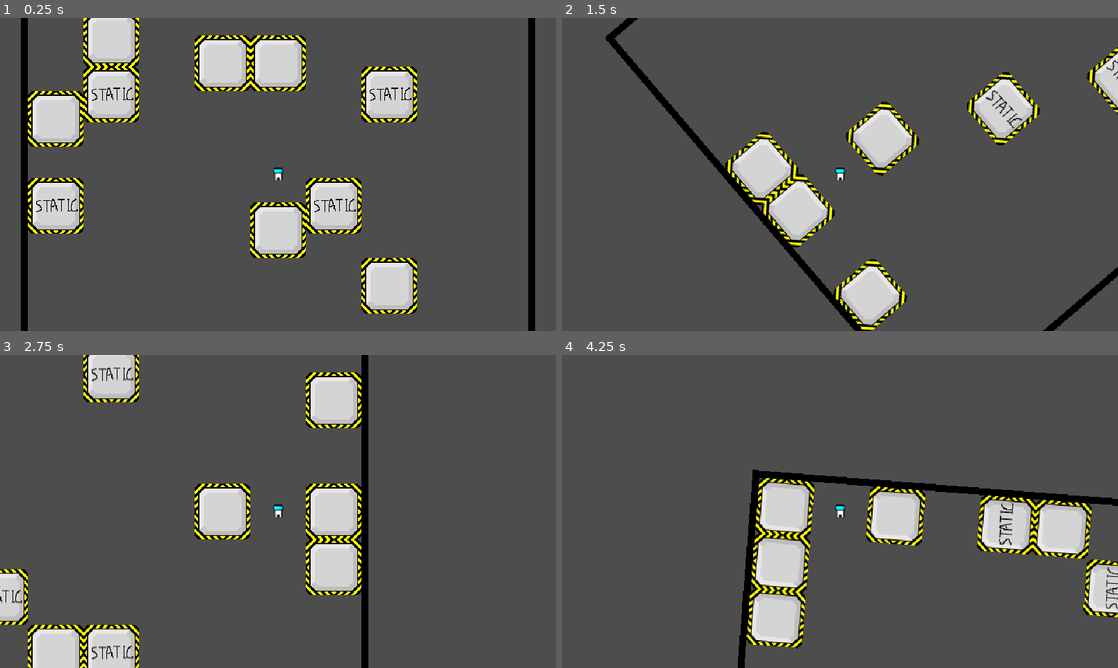
Above: before the commit, frames 1-4 (two rows, left to right).
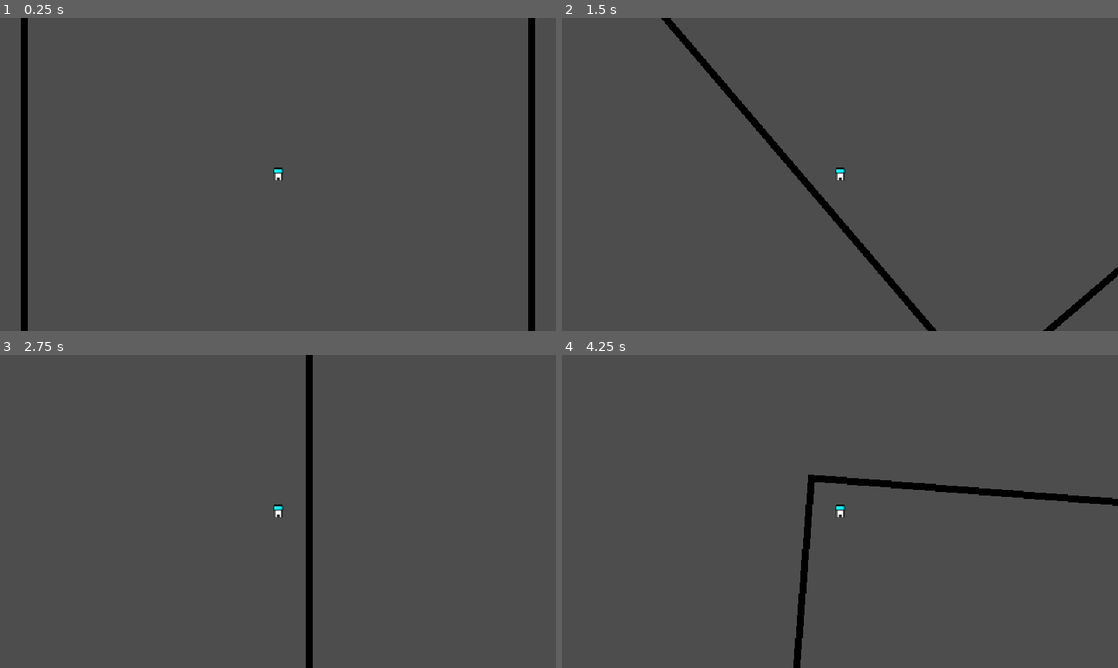
Above: after the commit, the same moments.

Repository: wojtekmal/escape-blocks
Game: Godot game, scene res://Levels/test_level_template_3.tscn
Two runs of this game, one before a commit and one after it. Both use one fixed random seed, a clock stepped at 60 frames per second and the inputs below. This scene is started directly instead of the project's main scene.
Inputs:
- Up to frame 1 (0.25 s): no input
- Up to frame 2 (1.5 s): hold Right (gravity_right) 0.53-1.28 s; tap W (jump) at 0.77 s; tap Enter at 1.25 s; hold Left (gravity_left) from 1.28 s (still down)
- Up to frame 3 (2.75 s): tap W (jump) at 1.52 s; release Left (gravity_left) at 2.03 s; hold Right (gravity_right) from 2.03 s (still down)
- Up to frame 4 (4.25 s): release Right (gravity_right) at 2.78 s; hold Up (gravity_up) 2.78-3.53 s; tap W (jump) at 3.02, 3.77 s; tap Space at 3.5 s; hold Left (gravity_left) from 3.53 s (still down)

The runs differ from the first frame. In frame 1, 17% of the frame differs, in the area x 5-75%, y 0-95%; in frame 2, 12%; in frame 3, 14%; in frame 4, 12%.

Commit message:
blocks from tile map

Diff:
--- a/engine/Levels/LevelTemplate.gd
+++ b/engine/Levels/LevelTemplate.gd
@@ -357,18 +357,16 @@
 		new_static_block_8x8.board_dimensions = board_dimensions
 		new_static_block_8x8.visible = false
 		add_child(new_static_block_8x8)
-		walls.set_cell(0, wall_tile) # removes tile from tile_map
 
 	for wall_tile in moving_block_tiles:
 		var new_moving_block_8x8 = moving_block.instantiate()
 		new_moving_block_8x8.board_cords = wall_tile
 		new_moving_block_8x8.board_dimensions = board_dimensions
 		add_child(new_moving_block_8x8)
-		walls.set_cell(0, wall_tile) # removes tile from tile_map
 
 	for wall_tile in static_block_tiles:
 		var new_static_block_8x8 = static_block.instantiate()
 		new_static_block_8x8.board_cords = wall_tile
 		new_static_block_8x8.board_dimensions = board_dimensions
 		add_child(new_static_block_8x8)
-		walls.set_cell(0, wall_tile) # removes tile from tile_map
+	walls.visible = false
--- a/engine/Levels/LevelTemplate.tscn
+++ b/engine/Levels/LevelTemplate.tscn
@@ -124,4 +124,4 @@
 tile_set = SubResource("TileSet_srb8s")
 cell_quadrant_size = 64
 format = 2
-layer_0/tile_data = PackedInt32Array(65536, 1, 0, 1, 1, 0, 65537, 2, 0, 196608, 2, 0, 196613, 2, 0, 65542, 2, 0, 4, 1, 0, 196612, 1, 0, 262150, 1, 0, 3, 1, 0)
+layer_0/tile_data = PackedInt32Array(65536, 1, 0, 1, 1, 0, 4, 1, 0, 3, 1, 0, 196612, 1, 0, 262150, 1, 0, 196613, 2, 0, 65542, 2, 0, 196608, 2, 0, 65537, 2, 0)
--- a/engine/Levels/test_level_template_3.tscn
+++ b/engine/Levels/test_level_template_3.tscn
@@ -15,3 +15,4 @@
 
 [node name="Walls" parent="." index="3"]
 position = Vector2(-288, -256)
+layer_0/tile_data = PackedInt32Array()
